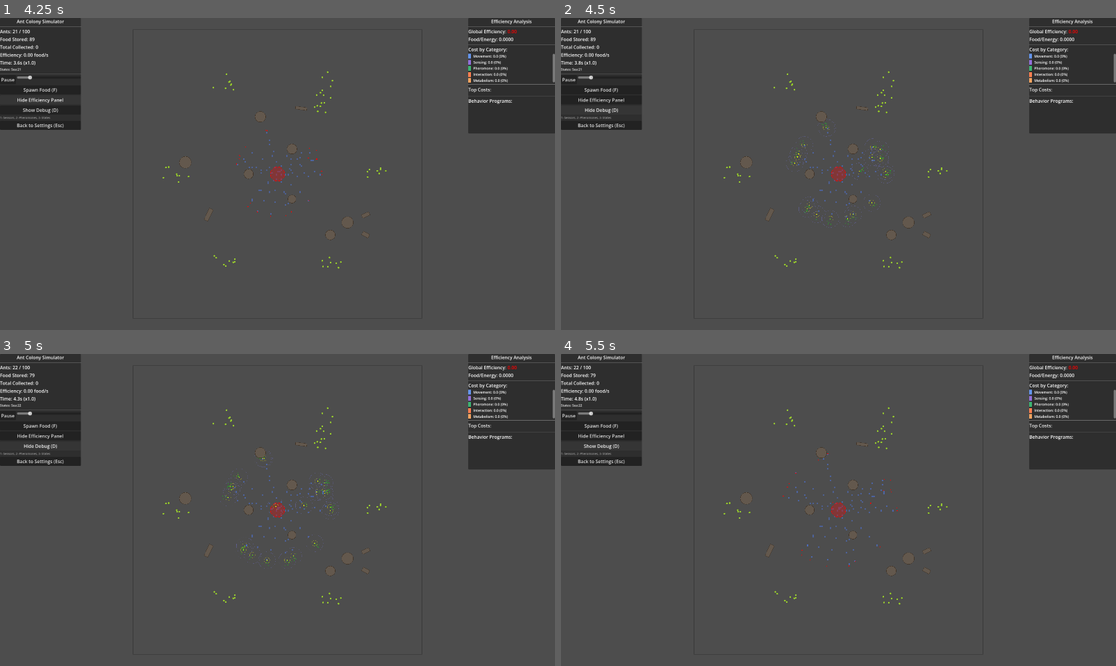
Above: before the commit, frames 1-4 (two rows, left to right).
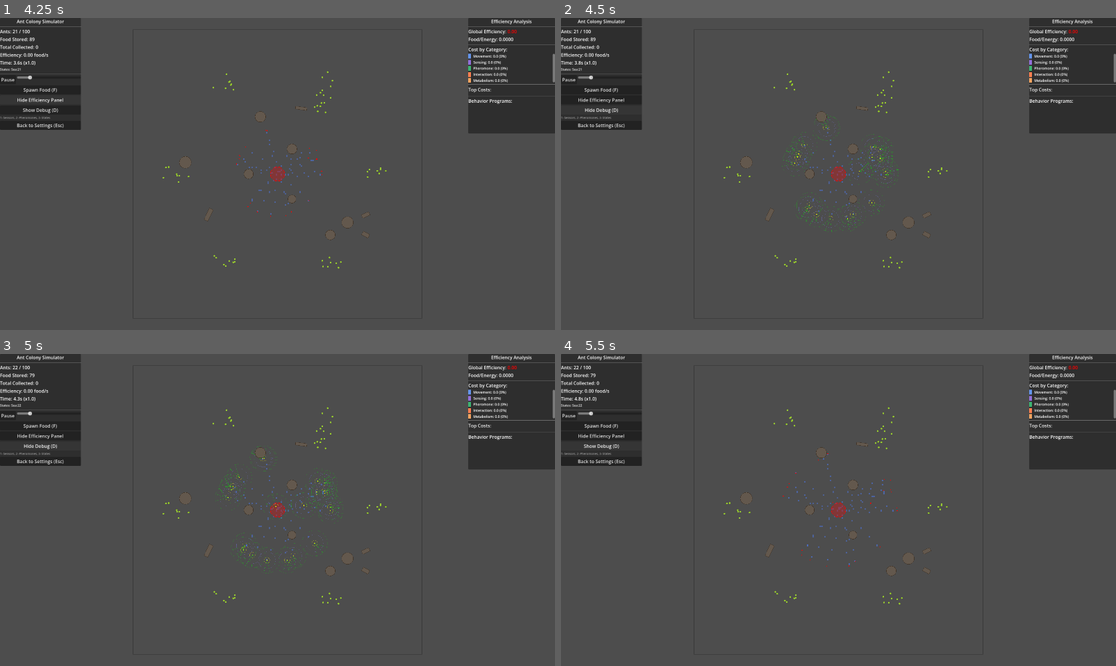
Above: after the commit, the same moments.

Repository: Ctharo/MoreAnts
Game: Godot game, scene res://scenes/game_entry.tscn
Same seed, same stepped clock (60 frames per second), same inputs: the game is played once before the commit and once after it.
Inputs:
- Up to frame 1 (4.25 s): click "▶ Start Simulation" at 0.5 s; click "Spawn Food (F)" at 1.25 s; click "Show Efficiency Panel (E)" at 2 s; click "Hide Efficiency Panel" at 2.75 s; click "Show Efficiency Panel" at 3.5 s
- Up to frame 2 (4.5 s): click "Show Debug (D)" at 4.25 s
- Up to frame 3 (5 s): no input
- Up to frame 4 (5.5 s): click "Hide Debug (D)" at 5 s

Frame 1 is identical in both runs. In frame 2, 0.2% of the frame differs, in the area x 39-61%, y 30-69%; in frame 3, 0.2%, in the area x 38-62%, y 29-71%; in frame 4, nothing differs.

Commit message:
Differentiate ant scent and sight sensing ranges
Refactored ant sensing variables to distinguish between scent (sensor_distance) and sight (sight_sense_range) ranges, updating all relevant logic and debug drawing. This clarifies the difference between chemical and visual detection for ants, improving code readability and simulation accuracy.

Diff:
--- a/scripts/colony/ant.gd
+++ b/scripts/colony/ant.gd
@@ -33,12 +33,15 @@
 #region Physical Properties
 @export var base_speed: float = 80.0
 @export var max_turn_rate: float = PI * 3.0
-@export var sensor_distance: float = 40.0
+## Pheromone/scent sensing range - ants have excellent chemical sensing (50% further than sight)
+@export var sensor_distance: float = 90.0
 @export var sensor_angle: float = PI / 6
 @export var pickup_range: float = 20.0
-@export var neighbor_sense_range: float = 60.0
+## Visual/sight range for detecting food and ants - ants have poor eyesight
+@export var sight_sense_range: float = 60.0
 @export var obstacle_sense_range: float = 35.0
-@export var ant_direction_sense_range: float = 80.0  ## Range for observing other ants' directions
+## Range for observing other ants' directions (social navigation)
+@export var ant_direction_sense_range: float = 80.0
 #endregion
 
 #region Movement - Updated every frame
@@ -459,7 +462,7 @@
 func _update_sensors() -> void:
 	_sensor_cache.clear()
 
-	# Pheromones
+	# Pheromones - uses sensor_distance (scent range, longer than sight)
 	if world != null:
 		var fields: Dictionary = world.get_pheromone_fields()
 		for fname: String in fields:
@@ -489,7 +492,7 @@
 		_sensor_cache["nest_distance"] = to_nest.length()
 		_sensor_cache["at_nest"] = to_nest.length() < colony.nest_radius
 
-	# Nearby entities
+	# Nearby entities - uses sight_sense_range (shorter than scent)
 	if world != null:
 		var sh: SpatialHash = world.get_spatial_hash()
 		if sh != null:
@@ -500,7 +503,8 @@
 
 
 func _sense_food(sh: SpatialHash) -> void:
-	var foods: Array = sh.query_radius_group(global_position, neighbor_sense_range, "food", self)
+	# Food detection uses sight range (visual detection)
+	var foods: Array = sh.query_radius_group(global_position, sight_sense_range, "food", self)
 	var available: Array = []
 	for f: Node in foods:
 		if f != null and is_instance_valid(f) and not f.is_queued_for_deletion():
@@ -519,7 +523,8 @@
 
 
 func _sense_ants(sh: SpatialHash) -> void:
-	var ants_nearby: Array = sh.query_radius_group(global_position, neighbor_sense_range, "ants", self)
+	# Ant detection uses sight range (visual detection)
+	var ants_nearby: Array = sh.query_radius_group(global_position, sight_sense_range, "ants", self)
 	_sensor_cache["nearby_ants_count"] = ants_nearby.size()
 
 
--- a/scripts/colony/colony.gd
+++ b/scripts/colony/colony.gd
@@ -275,30 +275,33 @@
 
 func _draw_ant_debug_sensors(ant: Node, ant_pos: Vector2) -> void:
 	## Draw sensing ranges for debugging
-	var sensor_dist: float = ant.sensor_distance if "sensor_distance" in ant else 40.0
-	var neighbor_range: float = ant.neighbor_sense_range if "neighbor_sense_range" in ant else 60.0
+	var scent_range: float = ant.sensor_distance if "sensor_distance" in ant else 90.0
+	var sight_range: float = ant.sight_sense_range if "sight_sense_range" in ant else 60.0
 	var pickup_range: float = ant.pickup_range if "pickup_range" in ant else 20.0
 
-	# Neighbor sensing range (outer)
-	draw_arc(ant_pos, neighbor_range, 0, TAU, 16, Color(0.5, 0.5, 1.0, 0.3), 1.0)
-
-	# Pheromone sensing distance (with angle)
+	# Scent/pheromone sensing range (outer, green - longest range)
+	draw_arc(ant_pos, scent_range, 0, TAU, 16, Color(0.0, 1.0, 0.0, 0.25), 1.0)
+
+	# Sight sensing range (middle, blue)
+	draw_arc(ant_pos, sight_range, 0, TAU, 16, Color(0.5, 0.5, 1.0, 0.3), 1.0)
+
+	# Pheromone sensing cone (with angle)
 	var heading_val: float = ant.heading if "heading" in ant else 0.0
 	var sensor_angle: float = ant.sensor_angle if "sensor_angle" in ant else PI / 6
 
-	# Draw sensing cone
+	# Draw sensing cone for scent
 	var left_angle: float = heading_val - sensor_angle
 	var right_angle: float = heading_val + sensor_angle
 
-	var left_end: Vector2 = ant_pos + Vector2(cos(left_angle), sin(left_angle)) * sensor_dist
-	var center_end: Vector2 = ant_pos + Vector2(cos(heading_val), sin(heading_val)) * sensor_dist
-	var right_end: Vector2 = ant_pos + Vector2(cos(right_angle), sin(right_angle)) * sensor_dist
+	var left_end: Vector2 = ant_pos + Vector2(cos(left_angle), sin(left_angle)) * scent_range
+	var center_end: Vector2 = ant_pos + Vector2(cos(heading_val), sin(heading_val)) * scent_range
+	var right_end: Vector2 = ant_pos + Vector2(cos(right_angle), sin(right_angle)) * scent_range
 
 	draw_line(ant_pos, left_end, Color(0.0, 1.0, 0.0, 0.4), 1.0)
 	draw_line(ant_pos, center_end, Color(0.0, 1.0, 0.0, 0.6), 1.0)
 	draw_line(ant_pos, right_end, Color(0.0, 1.0, 0.0, 0.4), 1.0)
 
-	# Pickup range (inner)
+	# Pickup range (inner, yellow)
 	draw_arc(ant_pos, pickup_range, 0, TAU, 12, Color(1.0, 1.0, 0.0, 0.4), 1.0)
 
 
